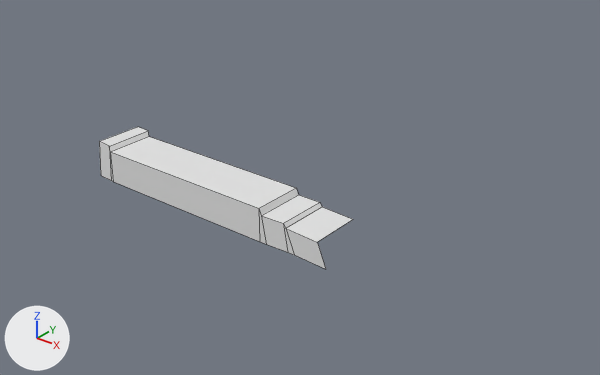
A saved change to the OBJ model Assets/Models/chapel_staircase.obj.
Both versions are drawn from a camera (50 mm lens) standing at (81.9, -83.4, 48.4) and looking at (5.2, 12.4, -11.0). Lighting does not change. The marker at lower left points along +X, +Y and +Z. Mesh edges are drawn as thin lines. Where no turn or scale is listed for an object, it has been applied to the vertices.
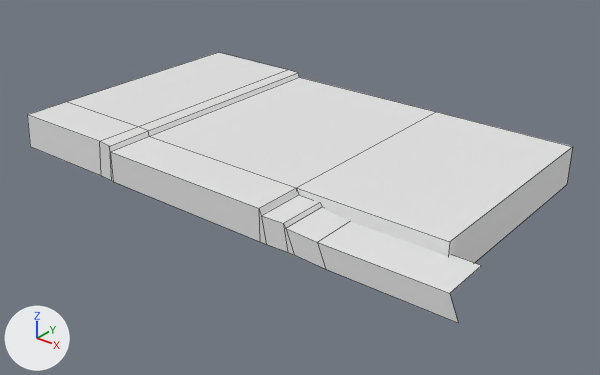
Commit message: chapel scene tweaks

Patch to the scene script:
```diff
--- a/Assets/Models/chapel_staircase.obj.py
+++ b/Assets/Models/chapel_staircase.obj.py
@@ me_plane @@
 me_plane.from_pydata(...)  # 24 vertices, 14 faces; spans x -18.7..26.2, y -9.1..-0.5, z -8.7..-2.2
 # used by ob_plane; location = (0.0, 0.0, 0.0)
 # verts and faces of me_plane; kept vertices keep their numbers, new ones are numbered from 24
 # before: 2 (-15.2, -1.1, -3.0) at pixel (149, 136), 3 (15.3, -1.1, -3.0) at pixel (296, 187), 7 (-15.7, -0.8, -2.2) at pixel (148, 130), 9 (-18.5, -8.5, -2.3) at pixel (99, 141), 10 (-18.5, -0.5, -2.3) at pixel (137, 126)
 # before: 11 (-18.7, -8.8, -8.2) at pixel (100, 175), 21 (24.8, -8.5, -5.1) at pixel (317, 242), 22 (24.8, -0.5, -5.1) at pixel (353, 219), 23 (26.2, -8.4, -8.7) at pixel (325, 269)
+# me_plane part 1
+for new, old in zip([*range(24, 28)], [2, 3, 7, 10]): verts[new] = verts[old] + (0.0, 38.8, 0.0)
+for new, old in zip([*range(28, 32)], [9, 10, 11, 27]): verts[new] = verts[old] + (-19.0, 0.0, 0.0)
+for new, old in zip([32, 33, 34], [21, 22, 23]): verts[new] = verts[old] + (19.4, 0.1, 0.0)
+verts[35] = (39.9, -1.1, -3.0)  # pixel (449, 241)
+verts[36] = (39.9, 37.7, -3.0)  # pixel (572, 146)
+verts[37] = (15.3, -1.1, -9.6)
+verts[38] = (39.9, -1.1, -9.6)
+verts[39] = (39.9, 37.7, -9.6)  # pixel (566, 184)
+faces += [(2, 3, 25, 24), (3, 35, 36, 25), (2, 24, 26, 7), (7, 26, 27, 10), (10, 27, 31, 29), (9, 28, 30, 11)]
+faces += [(9, 10, 29, 28), (3, 37, 38, 35), (21, 23, 34, 32), (21, 32, 33, 22), (35, 38, 39, 36)]
```

Location of each change, [x1, y1, x2, y2] in pixels of the pictures (600 x 375 px):
'Plane', reshaped (115% wider, 90% taller)
    before: [99, 127, 353, 269]
    after: [27, 52, 573, 323]
part 1 of me_plane, added
    after: [27, 52, 573, 323]
